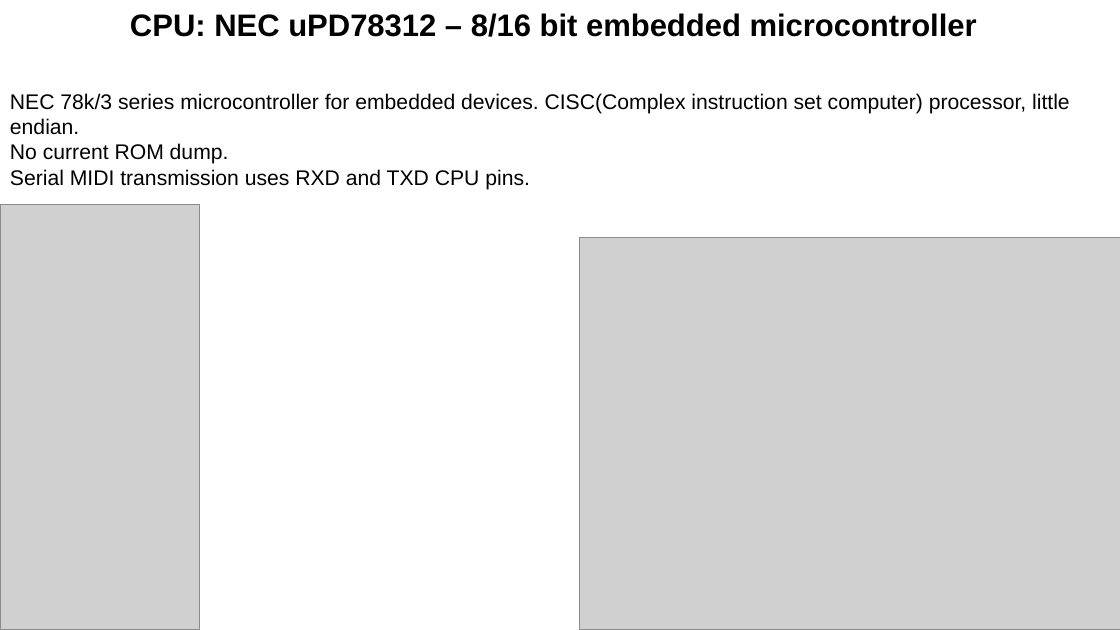
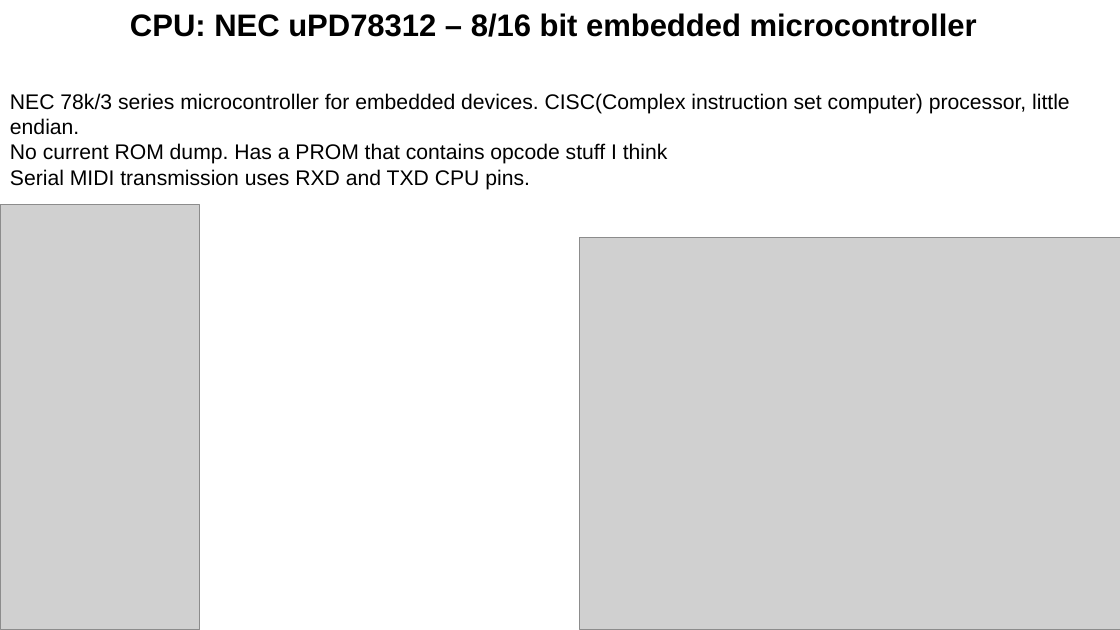
Before and after one commit to pxlsr/xD-49, a slide deck: slide 2 of Documentation/xD69.odp. Drawn at 1120x630 pixels with LibreOffice and Linux fonts; fonts in the diff are those of the drawing; grey boxes stand for pictures. Boxes give left, top, right and bottom in pixels: in the first picture for what was removed or moved away, otherwise in the second. Text is boxed around its words. In the diff, an @@ line names an element or a change of style, - is before the commit and + after.

```diff
--- a/Documentation/xD69.odp
+++ b/Documentation/xD69.odp
@@ text at [10, 143, 668, 164]: text changed @@
-No current ROM dump.
+No current ROM dump. Has a PROM that contains opcode stuff I think
```
Also in this commit, not shown: 2 other slides changed.
